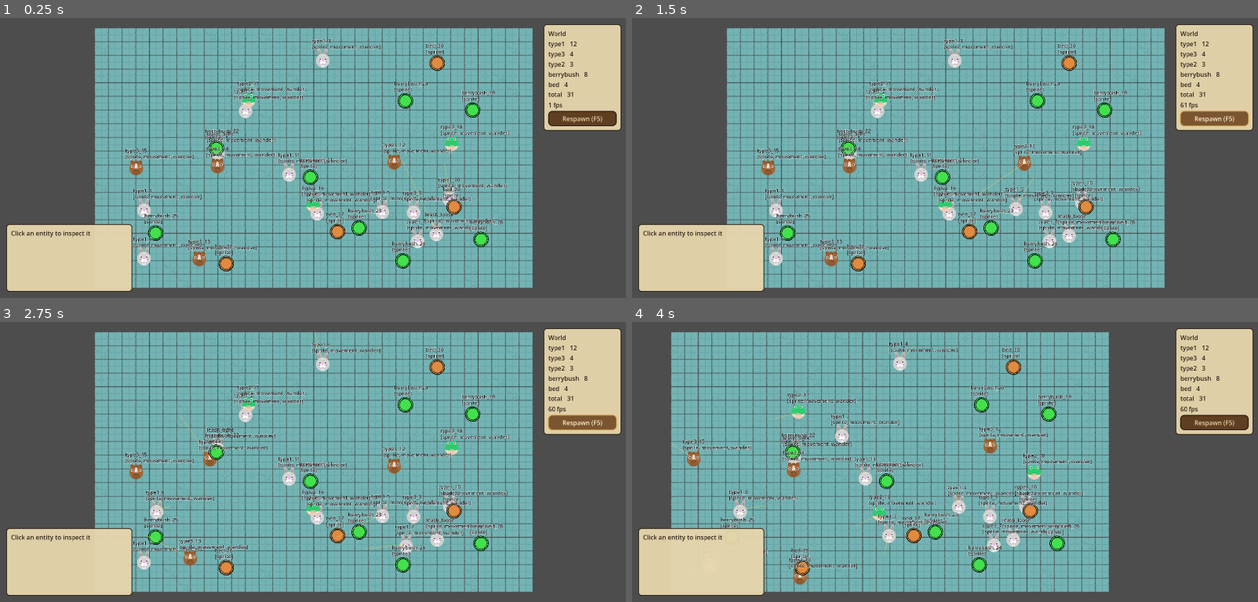
Above: before the commit, frames 1-4 (two rows, left to right).
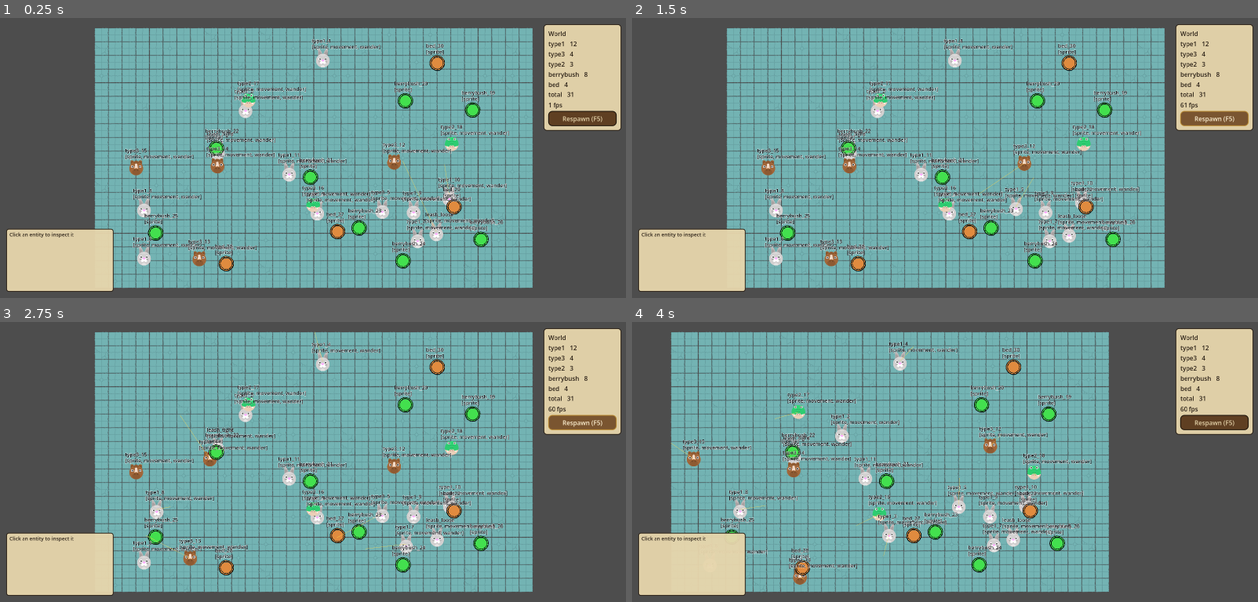
Above: after the commit, the same moments.

Repository: hafizosina/compilationpack
Game: Godot game, scene res://8. SimpleAiSystem/main.tscn
Two runs of this game, one before a commit and one after it. Both use one fixed random seed, a clock stepped at 60 frames per second and the inputs below.
Inputs (mouse positions are in pixels of both pictures, inside the frame that each line leads up to):
- Up to frame 1 (0.25 s): no input
- Up to frame 2 (1.5 s): click "Respawn (F5)" at 0.5 s; click "Respawn (F5)" at 1.25 s
- Up to frame 3 (2.75 s): click "Respawn (F5)" at 2 s
- Up to frame 4 (4 s): tap Enter at 2.75 s; move the mouse to (1082, 448) at 2.77 s; hold Right (ui_right) 2.78-3.5 s; hold Shift (sprint) 2.78-3.5 s; click (1082, 448) at 2.92 s; drag from (819, 476) to (913, 518) at 3.52 s

The runs differ from the first frame. In frame 1, 1.2% of the frame differs, in the area x 1-22%, y 73-98%; in frame 2, 1.2%; in frame 3, 1.2%; in frame 4, 1.3%.

Commit message:
style(sim): compact type variations for the entity inspector

Diff:
--- a/8. SimpleAiSystem/ui/ui.gd
+++ b/8. SimpleAiSystem/ui/ui.gd
@@ -18,7 +18,7 @@
 ## respawn button asks for a rebuild the same way.
 
 ## Width reserved for the key column so values line up.
-const KEY_WIDTH := 104.0
+const KEY_WIDTH := 84.0
 
 @onready var counts_label: Label = %CountsLabel
 @onready var fps_label: Label = %FpsLabel
@@ -153,11 +153,14 @@
 ## Adds one key/value row and hands back the Label its value lives in.
 func _add_row(key: String) -> Label:
 	var row := HBoxContainer.new()
+	row.theme_type_variation = &"SimHBox"
 	var key_label := Label.new()
+	key_label.theme_type_variation = &"SimLabel"
 	key_label.text = key
 	key_label.custom_minimum_size = Vector2(KEY_WIDTH, 0.0)
 	key_label.vertical_alignment = VERTICAL_ALIGNMENT_TOP
 	var value_label := Label.new()
+	value_label.theme_type_variation = &"SimLabel"
 	value_label.size_flags_horizontal = Control.SIZE_EXPAND_FILL
 	# Long values (the slot list) wrap instead of widening the panel.
 	value_label.autowrap_mode = TextServer.AUTOWRAP_WORD_SMART
--- a/8. SimpleAiSystem/ui/ui.tscn
+++ b/8. SimpleAiSystem/ui/ui.tscn
@@ -60,12 +60,15 @@
 
 [node name="InspectorPanel" type="PanelContainer" parent="Root/InspectorHolder/InspectorRow"]
 size_flags_vertical = 8
+theme_type_variation = &"SimPanel"
 
 [node name="Inspector" type="VBoxContainer" parent="Root/InspectorHolder/InspectorRow/InspectorPanel"]
-custom_minimum_size = Vector2(300, 150)
+custom_minimum_size = Vector2(260, 150)
+theme_type_variation = &"SimVBox"
 
 [node name="NameLabel" type="Label" parent="Root/InspectorHolder/InspectorRow/InspectorPanel/Inspector"]
 unique_name_in_owner = true
+theme_type_variation = &"SimTitle"
 text = "Entity"
 
 [node name="Tabs" type="TabBar" parent="Root/InspectorHolder/InspectorRow/InspectorPanel/Inspector"]
@@ -79,4 +82,5 @@
 
 [node name="Detail" type="VBoxContainer" parent="Root/InspectorHolder/InspectorRow/InspectorPanel/Inspector/Scroll"]
 unique_name_in_owner = true
+theme_type_variation = &"SimVBox"
 size_flags_horizontal = 3
--- a/Global/Theme/main_theme.tres
+++ b/Global/Theme/main_theme.tres
@@ -133,10 +133,10 @@
 expand_margin_bottom = -4.0
 
 [sub_resource type="StyleBoxFlat" id="sb_tab_hovered"]
-content_margin_left = 12.0
-content_margin_top = 5.0
-content_margin_right = 12.0
-content_margin_bottom = 5.0
+content_margin_left = 8.0
+content_margin_top = 3.0
+content_margin_right = 8.0
+content_margin_bottom = 3.0
 bg_color = Color(0.867, 0.788, 0.612, 1)
 border_width_bottom = 2
 border_color = Color(0.725, 0.541, 0.196, 1)
@@ -144,10 +144,10 @@
 corner_radius_top_right = 6
 
 [sub_resource type="StyleBoxFlat" id="sb_tab_selected"]
-content_margin_left = 12.0
-content_margin_top = 5.0
-content_margin_right = 12.0
-content_margin_bottom = 5.0
+content_margin_left = 8.0
+content_margin_top = 3.0
+content_margin_right = 8.0
+content_margin_bottom = 3.0
 bg_color = Color(0.373, 0.247, 0.133, 1)
 border_width_left = 2
 border_width_top = 2
@@ -157,10 +157,10 @@
 corner_radius_top_right = 6
 
 [sub_resource type="StyleBoxFlat" id="sb_tab_unselected"]
-content_margin_left = 12.0
-content_margin_top = 5.0
-content_margin_right = 12.0
-content_margin_bottom = 5.0
+content_margin_left = 8.0
+content_margin_top = 3.0
+content_margin_right = 8.0
+content_margin_bottom = 3.0
 bg_color = Color(0.808, 0.729, 0.557, 1)
 border_width_bottom = 2
 border_color = Color(0.165, 0.125, 0.086, 0.45)
@@ -214,6 +214,22 @@
 corner_radius_top_right = 500
 corner_radius_bottom_right = 500
 corner_radius_bottom_left = 500
+
+[sub_resource type="StyleBoxFlat" id="sb_sim_panel"]
+content_margin_left = 8.0
+content_margin_top = 6.0
+content_margin_right = 8.0
+content_margin_bottom = 6.0
+bg_color = Color(0.906, 0.839, 0.675, 0.95)
+border_width_left = 2
+border_width_top = 2
+border_width_right = 2
+border_width_bottom = 2
+border_color = Color(0.165, 0.125, 0.086, 1)
+corner_radius_top_left = 6
+corner_radius_top_right = 6
+corner_radius_bottom_right = 6
+corner_radius_bottom_left = 6
 
 [resource]
 Button/colors/font_color = Color(0.906, 0.839, 0.675, 1)
@@ -234,9 +250,22 @@
 RoundButton/styles/hover = SubResource("sb_round_hover")
 RoundButton/styles/normal = SubResource("sb_round_normal")
 RoundButton/styles/pressed = SubResource("sb_round_pressed")
+SimHBox/base_type = &"HBoxContainer"
+SimHBox/constants/separation = 6
+SimLabel/base_type = &"Label"
+SimLabel/colors/font_color = Color(0.165, 0.125, 0.086, 1)
+SimLabel/font_sizes/font_size = 11
+SimPanel/base_type = &"PanelContainer"
+SimPanel/styles/panel = SubResource("sb_sim_panel")
+SimTitle/base_type = &"Label"
+SimTitle/colors/font_color = Color(0.165, 0.125, 0.086, 1)
+SimTitle/font_sizes/font_size = 13
+SimVBox/base_type = &"VBoxContainer"
+SimVBox/constants/separation = 1
 TabBar/colors/font_hovered_color = Color(0.165, 0.125, 0.086, 1)
 TabBar/colors/font_selected_color = Color(0.906, 0.839, 0.675, 1)
 TabBar/colors/font_unselected_color = Color(0.165, 0.125, 0.086, 0.7)
+TabBar/font_sizes/font_size = 11
 TabBar/styles/tab_hovered = SubResource("sb_tab_hovered")
 TabBar/styles/tab_selected = SubResource("sb_tab_selected")
 TabBar/styles/tab_unselected = SubResource("sb_tab_unselected")
